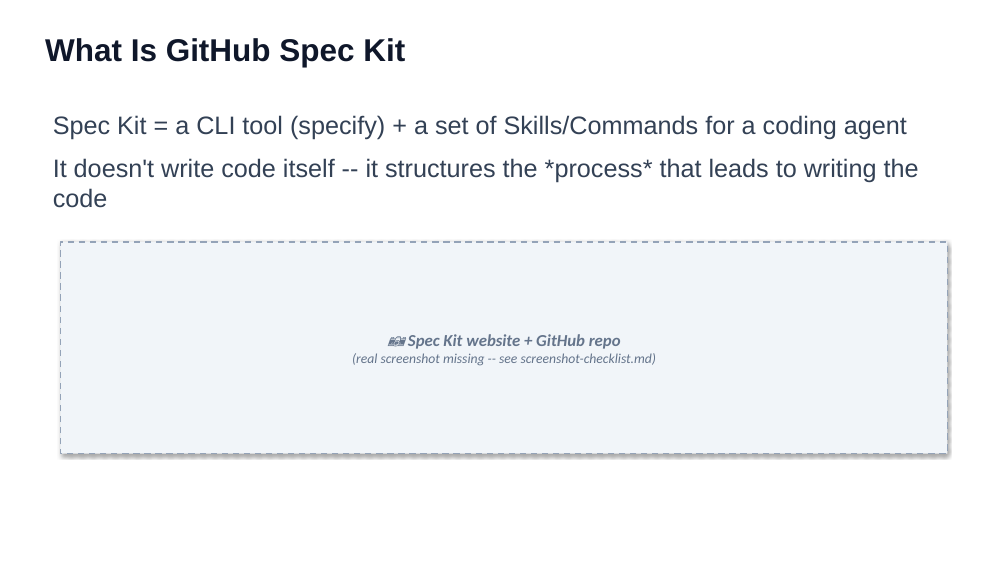
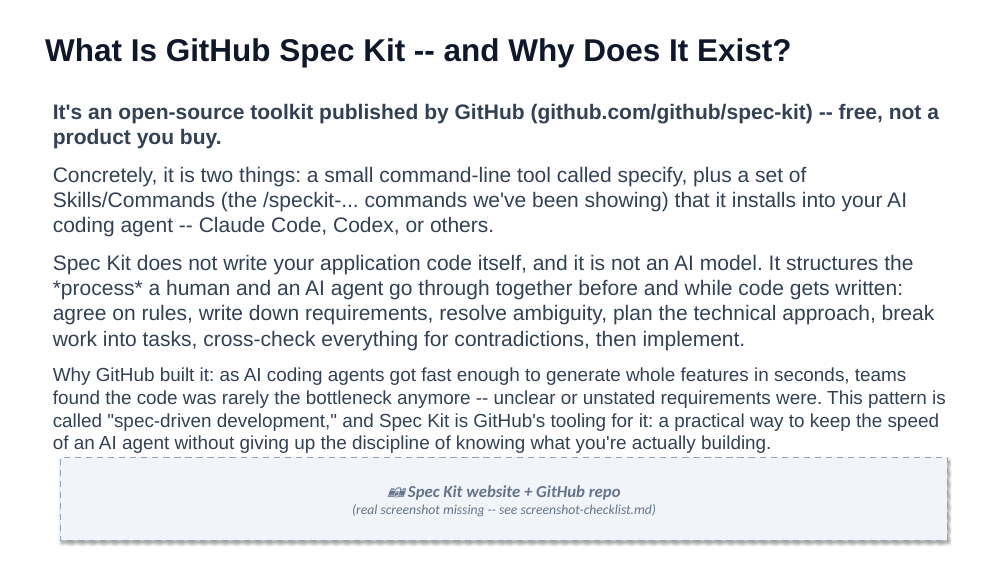
Before and after one commit to ronyronen/speckit-claude-presentation, a slide deck: slide 8 of presentation/speckit-workshop-draft-en.pptx. Drawn at 1008x567 pixels with LibreOffice and Linux fonts; fonts in the diff are those of the drawing. Boxes give left, top, right and bottom in pixels: in the first picture for what was removed or moved away, otherwise in the second. Text is boxed around its words. In the diff, an @@ line names an element or a change of style, - is before the commit and + after.

```diff
--- a/presentation/speckit-workshop-draft-en.pptx
+++ b/presentation/speckit-workshop-draft-en.pptx
@@ text at [45, 38, 791, 67]: text changed @@
-What Is GitHub Spec Kit
+What Is GitHub Spec Kit -- and Why Does It Exist?
@@ text at [53, 103, 946, 453]: text changed; size 24 to 20 pt @@
-Spec Kit = a CLI tool (specify) + a set of Skills/Commands for a coding agent
-It doesn't write code itself -- it structures the *process* that leads to writing the code
+It's an open-source toolkit published by GitHub (github.com/github/spec-kit) -- free, not a product you buy.
+Concretely, it is two things: a small command-line tool called specify, plus a set of Skills/Commands (the /speckit-... commands we've been showing) that it installs into your AI coding agent -- Claude Code, Codex, or others.
+Spec Kit does not write your application code itself, and it is not an AI model. It structures the *process* a human and an AI agent go through together before and while code gets written: agree on rules, write down requirements, resolve ambiguity, plan the technical approach, break work into tasks, cross-check everything for contradictions, then implement.
+Why GitHub built it: as AI coding agents got fast enough to generate whole features in seconds, teams found the code was rarely the bottleneck anymore -- unclear or unstated requirements were. This pattern is called "spec-driven development," and Spec Kit is GitHub's tooling for it: a practical way to keep the speed of an AI agent without giving up the discipline of knowing what you're actually building.
@@ rectangle "📷 Spec Kit website + ...": place and size @@
-rectangle "📷 Spec Kit website + ..." at [60, 242, 948, 454]
+rectangle "📷 Spec Kit website + ..." at [60, 457, 948, 541]
```
Also in this commit, not shown: 8 other slides changed, 1 slide added, 1 slide removed, 1 other file.
